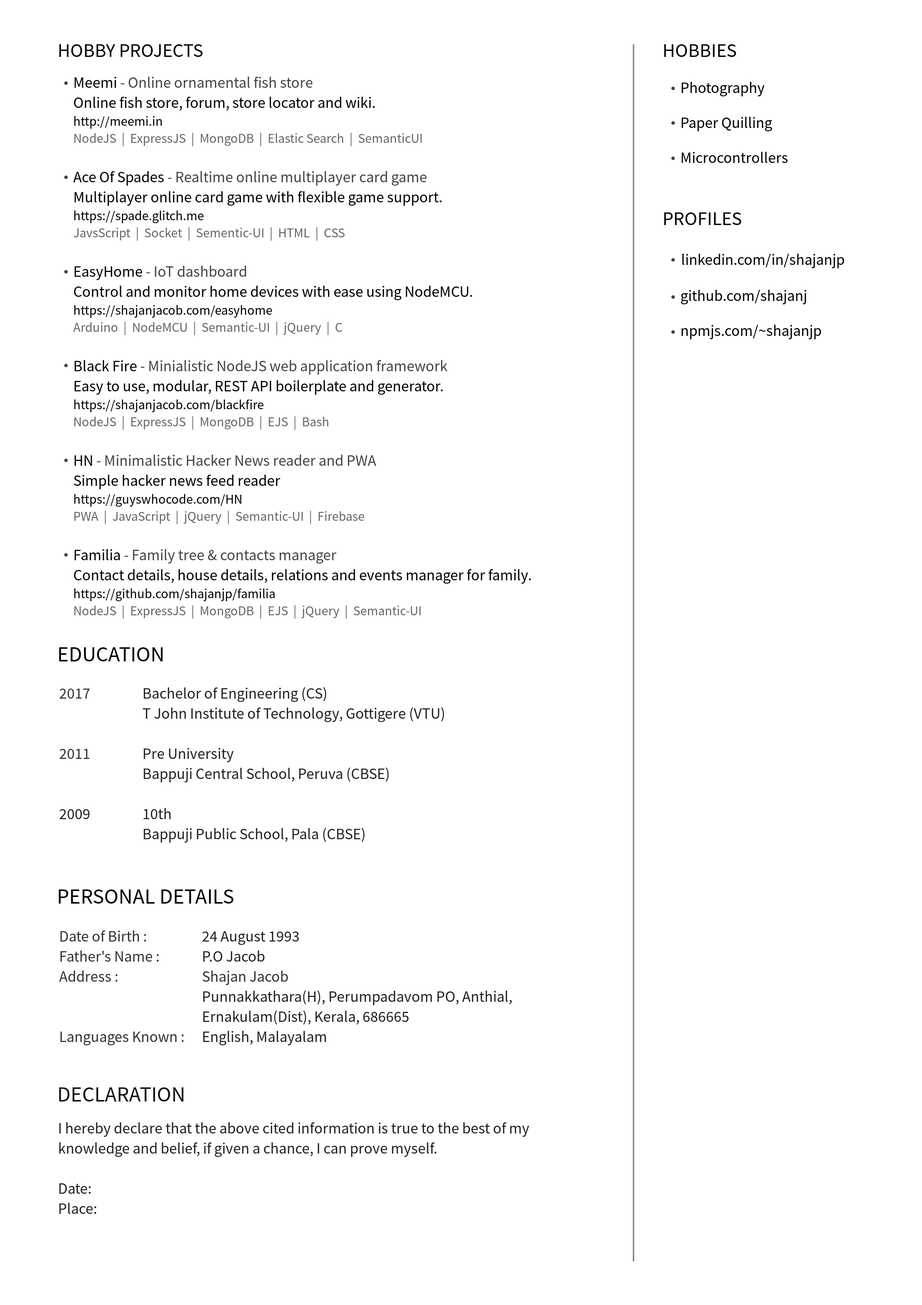
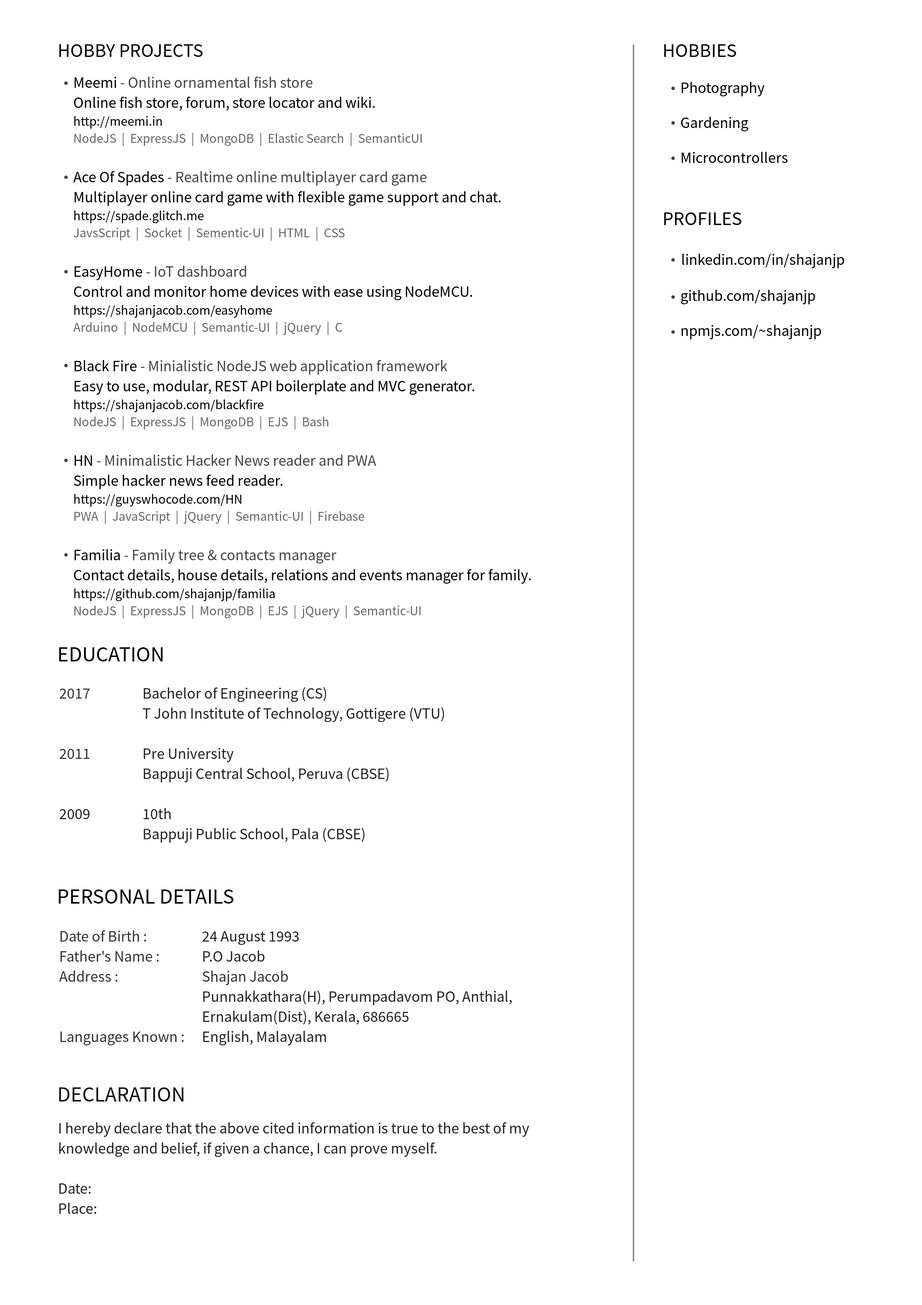
Layers edited between the first and the second w=922, h=1305 image:
painted on "Meemi - Online ornamental fish..." over (x1=280, y1=191, x2=501, y2=486)
painted on "PROFILES ..." over (x1=808, y1=293, x2=816, y2=305)
painted on "HOBBIES ..." over (x1=681, y1=116, x2=773, y2=132)
